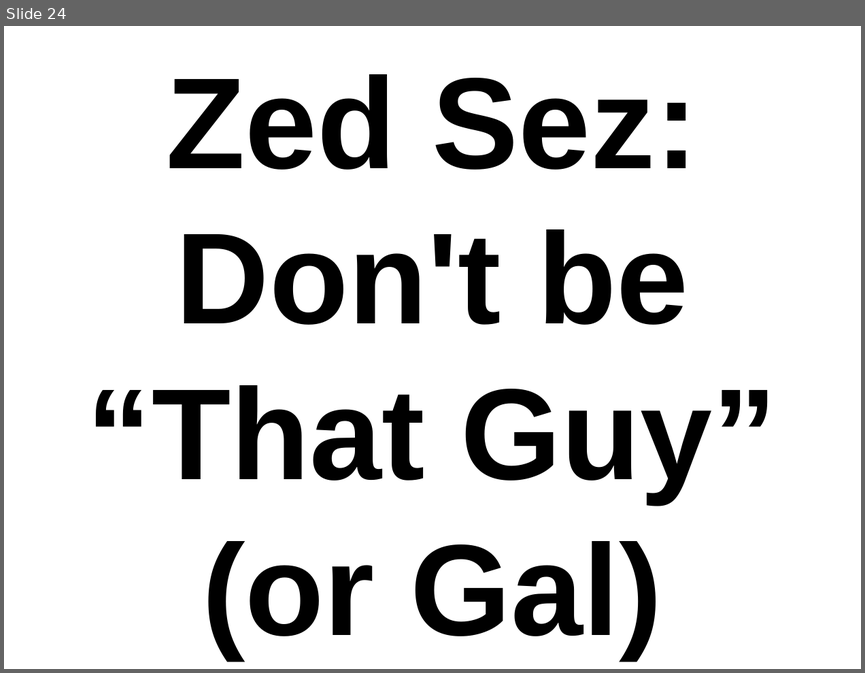
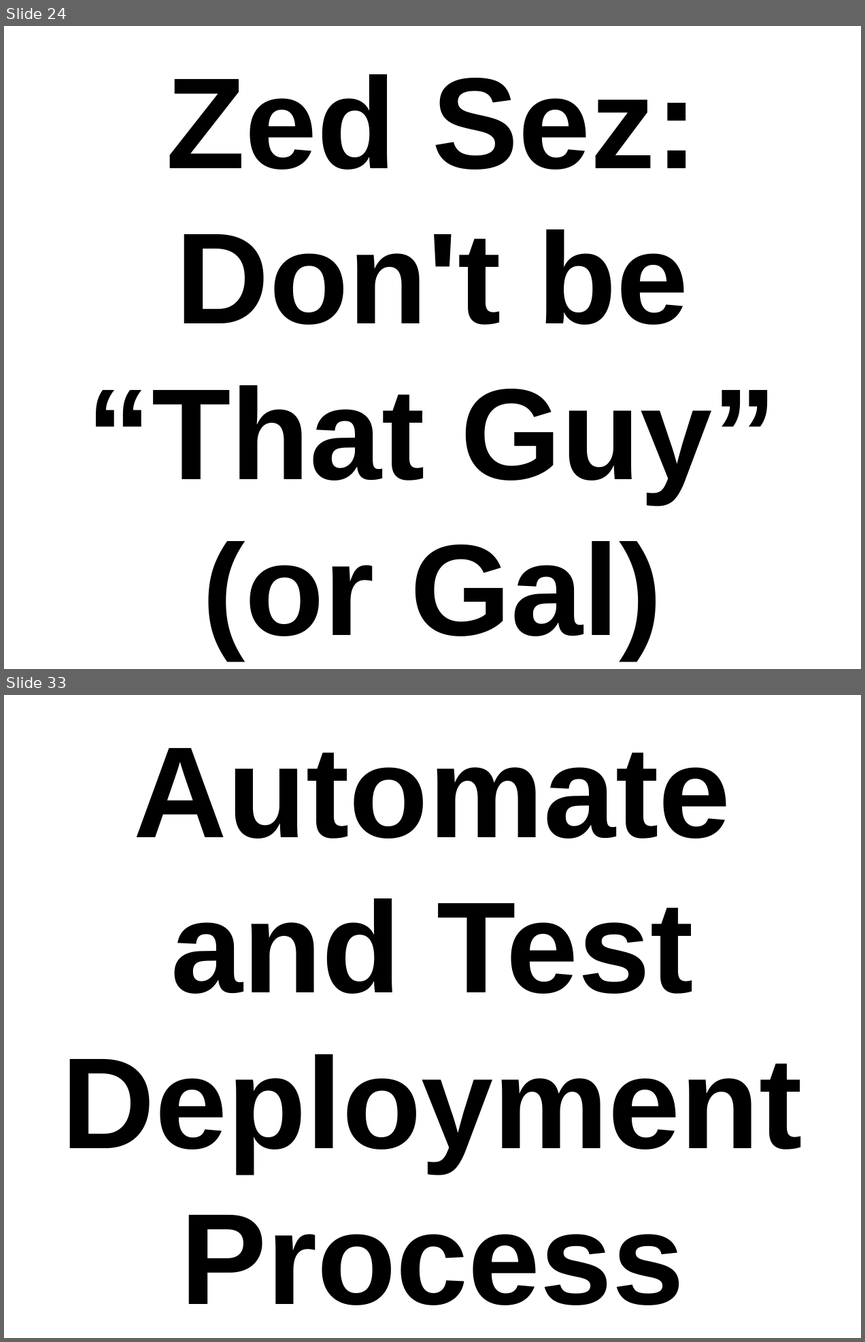
Before and after one commit to thewoolleyman/ci_for_the_rails_guy_or_gal, a slide deck: presentation/ci_for_the_web_2.0_guy_or_gal.odp. Shown one above the other, each under a label of ours: slide 24 before the commit, slides 24 and 33 after it; the slides between them are not shown. The pictures are 865x673 and 865x1342 pixels, drawn with LibreOffice and Linux fonts; fonts in the diff are those of the drawing. Boxes give left, top, right and bottom in pixels: in the first picture for what was removed or moved away, otherwise in the second. Text is boxed around its words. In the diff, an @@ line names an element or a change of style, - is before the commit and + after.

```diff
--- a/presentation/ci_for_the_web_2.0_guy_or_gal.odp
+++ b/presentation/ci_for_the_web_2.0_guy_or_gal.odp
@@ slide 33 added at (4,695,861,1338), background #FFFFFF @@
@@ title added at (62,748,802,1305), 120 pt, text #000000, bold @@
+Automate and Test Deployment Process
```
Also in this commit, not shown: 1 slide changed, 37 other slides added, 1 slide removed.
